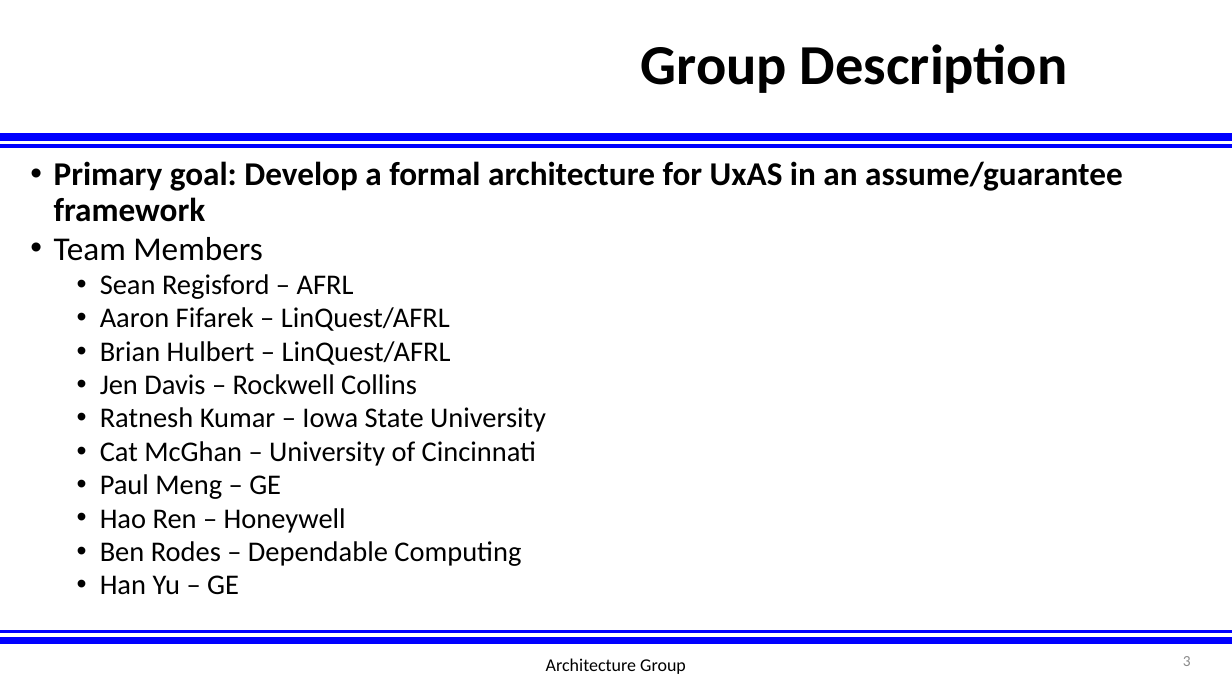
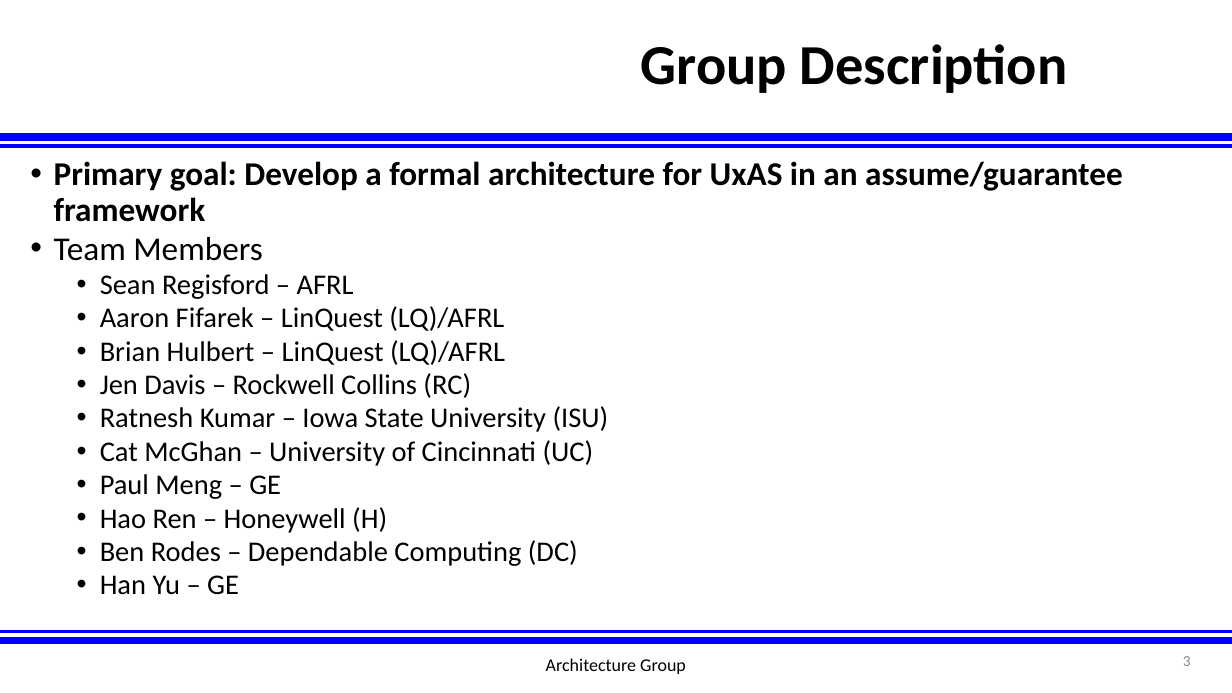
Before and after one commit to afrl-rq/OpenUxAS-SoI, a slide deck: slide 3 of presentations/S5_SoI_Architecture_Group.pptx. Drawn at 1232x693 pixels with LibreOffice and Linux fonts; fonts in the diff are those of the drawing; background and template pictures are left out. Boxes give left, top, right and bottom in pixels: in the first picture for what was removed or moved away, otherwise in the second. Text is boxed around its words. In the diff, an @@ line names an element or a change of style, - is before the commit and + after.

```diff
--- a/presentations/S5_SoI_Architecture_Group.pptx
+++ b/presentations/S5_SoI_Architecture_Group.pptx
@@ text at box(100, 306, 609, 466): text changed @@
-  • Aaron Fifarek – LinQuest/AFRL
-  • Brian Hulbert – LinQuest/AFRL
-  • Jen Davis – Rockwell Collins
-  • Ratnesh Kumar – Iowa State University
-  • Cat McGhan – University of Cincinnati
+  • Aaron Fifarek – LinQuest (LQ)/AFRL
+  • Brian Hulbert – LinQuest (LQ)/AFRL
+  • Jen Davis – Rockwell Collins (RC)
+  • Ratnesh Kumar – Iowa State University (ISU)
+  • Cat McGhan – University of Cincinnati (UC)
@@ text at box(100, 507, 578, 566): text changed @@
-  • Hao Ren – Honeywell
-  • Ben Rodes – Dependable Computing
+  • Hao Ren – Honeywell (H)
+  • Ben Rodes – Dependable Computing (DC)
```
Also in this commit, not shown: 7 other slides changed.
